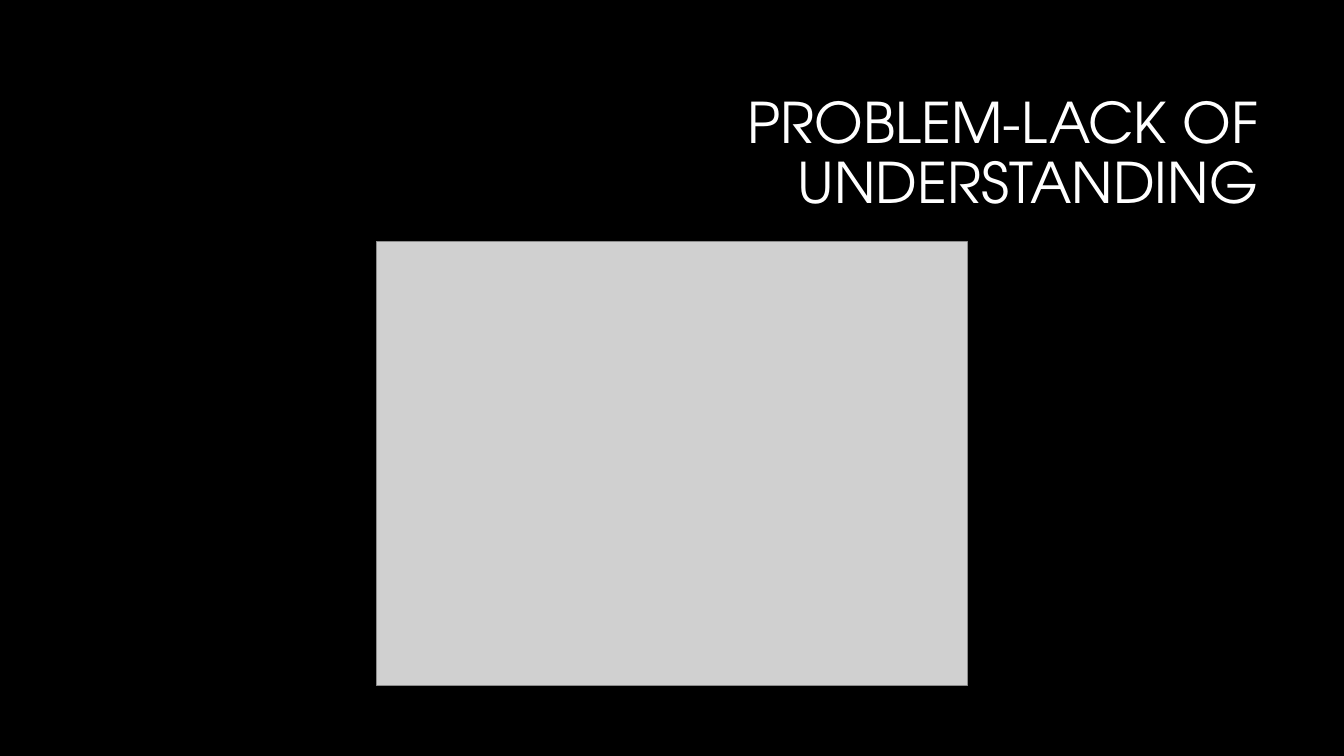
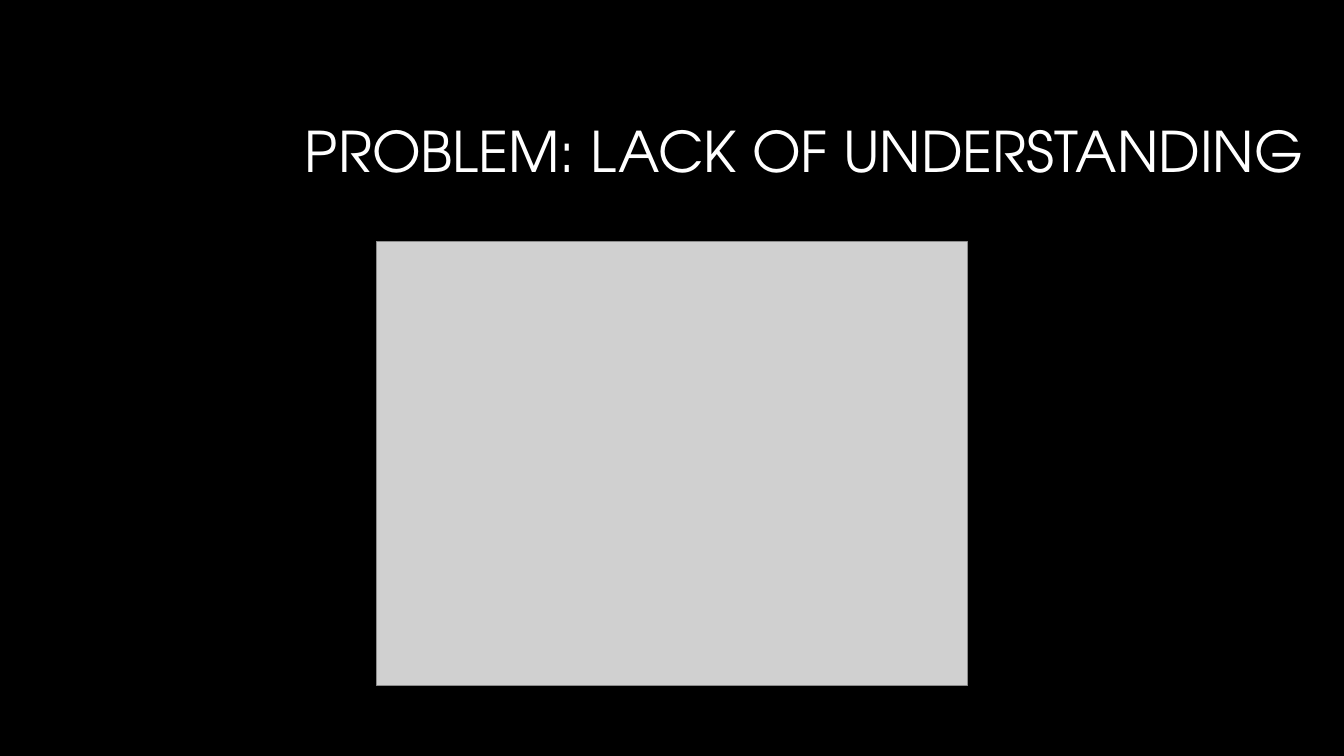
Before and after one commit to vinceleg/lab04_repo, a slide deck: slide 4 of dtc_team16_pitch_presentation.pptx. Drawn at 1344x756 pixels with LibreOffice and Linux fonts; fonts in the diff are those of the drawing; grey boxes stand for pictures; background and template pictures are left out. Boxes give left, top, right and bottom in pixels: in the first picture for what was removed or moved away, otherwise in the second. Text is boxed around its words. In the diff, an @@ line names an element or a change of style, - is before the commit and + after.

```diff
--- a/dtc_team16_pitch_presentation.pptx
+++ b/dtc_team16_pitch_presentation.pptx
@@ title at [305,130,1303,173]: text changed @@
-PROBLEM-LACK OF UNDERSTANDING
+PROBLEM: LACK OF UNDERSTANDING
```
Also in this commit, not shown: 8 other slides changed, 1 slide added, 2 slides removed.
